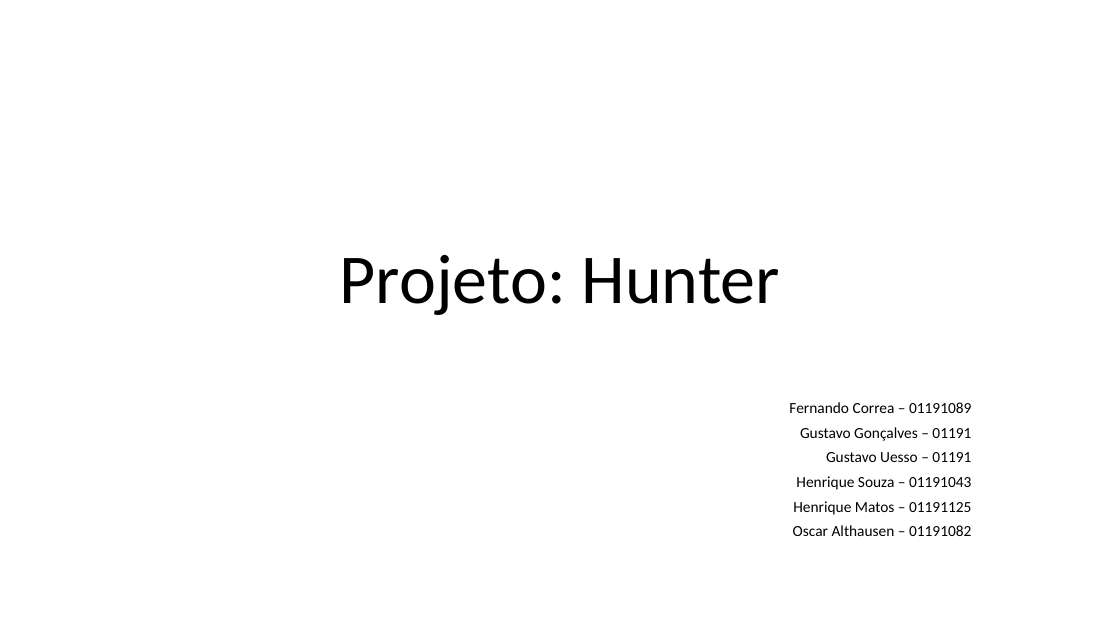
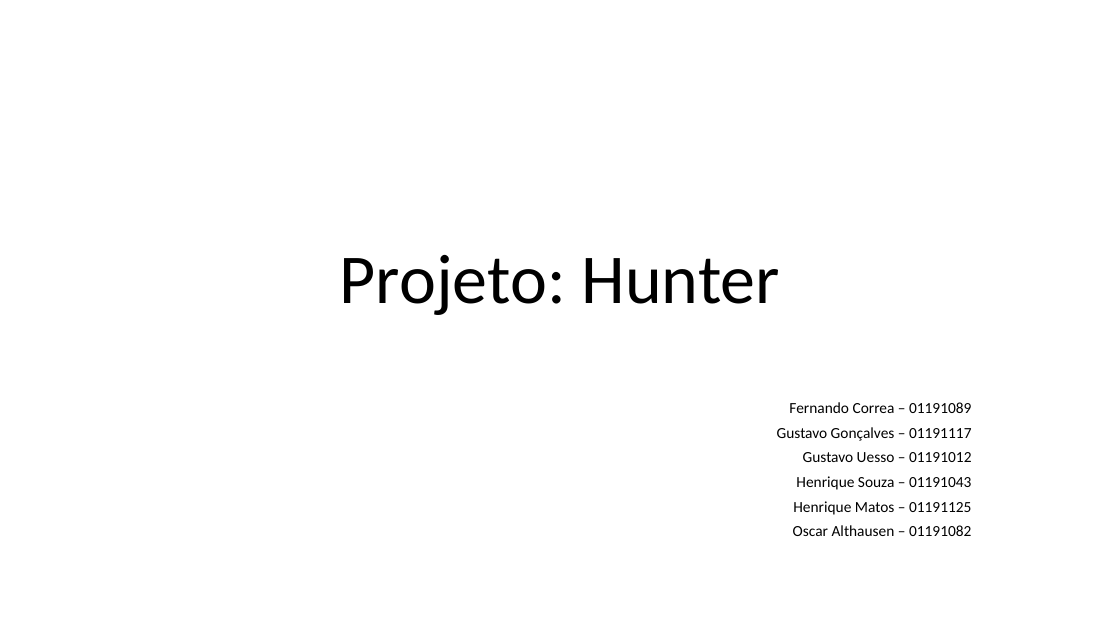
Before and after one commit to BandTec/project-hunter, a slide deck: slide 1 of Documentação/Apresentação.pptx. Drawn at 1120x630 pixels with LibreOffice and Linux fonts; fonts in the diff are those of the drawing. Boxes give left, top, right and bottom in pixels: in the first picture for what was removed or moved away, otherwise in the second. Text is boxed around its words. In the diff, an @@ line names an element or a change of style, - is before the commit and + after.

```diff
--- a/Documentação/Apresentação.pptx
+++ b/Documentação/Apresentação.pptx
@@ subtitle at (777, 427, 972, 462): text changed @@
-Gustavo Gonçalves – 01191
-Gustavo Uesso – 01191
+Gustavo Gonçalves – 01191117
+Gustavo Uesso – 01191012
```
Also in this commit, not shown: 5 other files.
